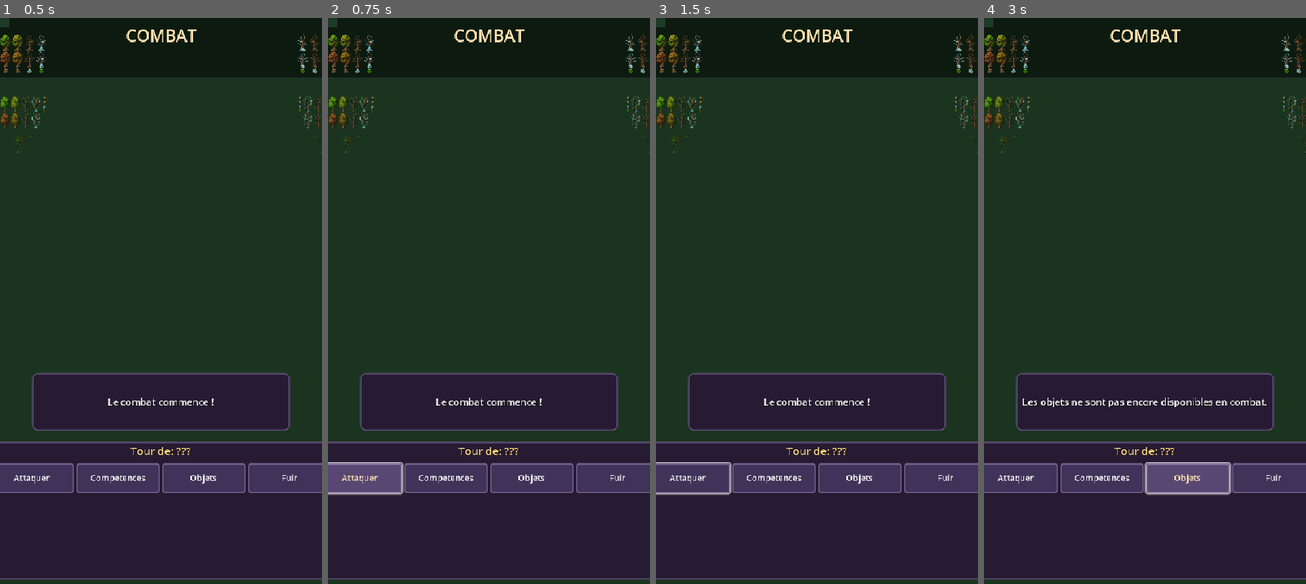
Above: before the commit, frames 1-4 (left to right).
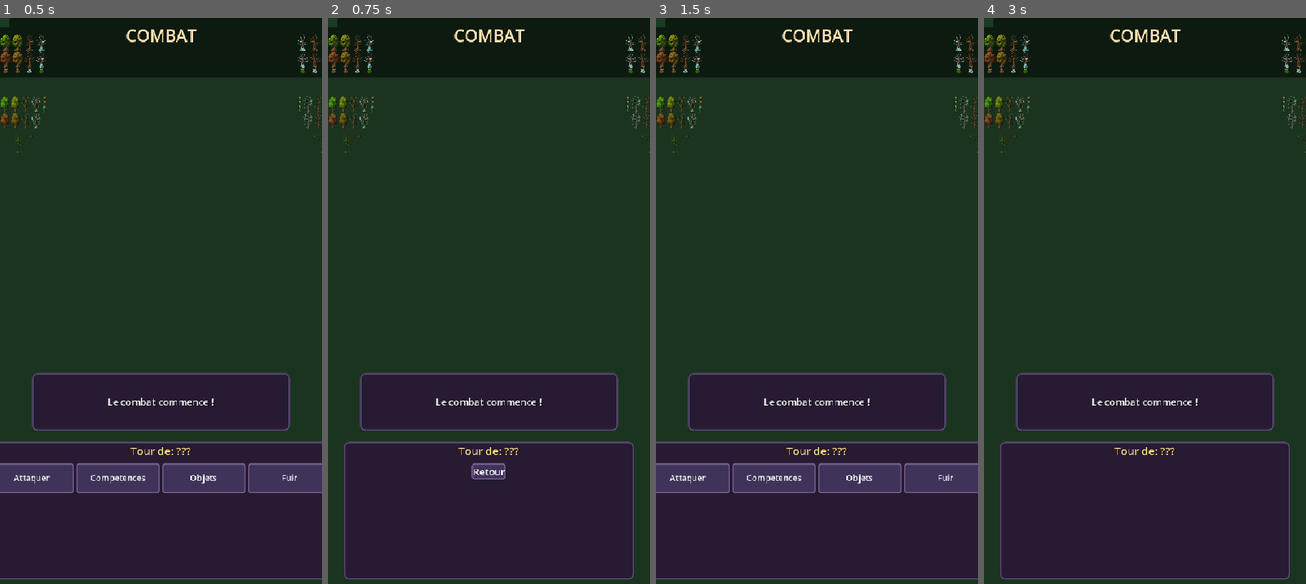
Above: after the commit, the same moments.

Repository: friteuseb/godOfPaperRPG
Game: Godot game, scene res://scenes/battle/battle_scene.tscn
The game is run twice, just before and just after one commit, with the same random seed, the same clock (stepped at 60 frames per second) and the same inputs. This scene is started directly instead of the project's main scene.
Inputs (mouse positions are in pixels of both pictures, inside the frame that each line leads up to):
- Up to frame 1 (0.5 s): no input
- Up to frame 2 (0.75 s): click "Attaquer" at 0.5 s
- Up to frame 3 (1.5 s): click (817, 470) at 1.25 s, where only the run after the commit has a clickable "Retour"
- Up to frame 4 (3 s): click "Competences" at 2 s; click (1186, 476) at 2.75 s, where only the run before the commit has a clickable "Objets"

Frame 1 is identical in both runs. In frame 2, 7.2% of the frame differs, in the area x 0-100%, y 74-100%; in frame 3, 0.2%; in frame 4, 8.0%, in the area x 0-100%, y 67-100%.
Error before the commit: Trying to assign value of type 'HBoxContainer' to a variable of type 'GridContainer'. (res://scripts/ui/battle_scene.gd:11)
Error after the commit: Invalid access to property or key 'skills' on a base object of type 'Nil'. (res://scripts/ui/battle_scene.gd:408)

Commit message:
Fix: Match container types with scene definitions
🤖 Generated with [Claude Code](https://claude.com/claude-code)

Co-Authored-By: Claude Opus 4.5 <noreply@anthropic.com>

Diff:
--- a/scripts/ui/battle_scene.gd
+++ b/scripts/ui/battle_scene.gd
@@ -8,9 +8,9 @@
 @onready var party_zone: HBoxContainer = $BattleFrame/BattleArena/PartyZone
 @onready var message_label: Label = $UILayer/MessagePanel/MessageLabel
 @onready var turn_label: Label = $UILayer/ActionPanel/VBox/TurnLabel
-@onready var action_buttons: GridContainer = $UILayer/ActionPanel/VBox/ActionButtons
+@onready var action_buttons: HBoxContainer = $UILayer/ActionPanel/VBox/ActionButtons
 @onready var target_buttons: HBoxContainer = $UILayer/ActionPanel/VBox/TargetButtons
-@onready var skill_list: GridContainer = $UILayer/ActionPanel/VBox/SkillList
+@onready var skill_list: HBoxContainer = $UILayer/ActionPanel/VBox/SkillList
 @onready var battle_title: Label = $BattleTitlePanel/BattleTitle
 
 # Alias pour compatibilite
